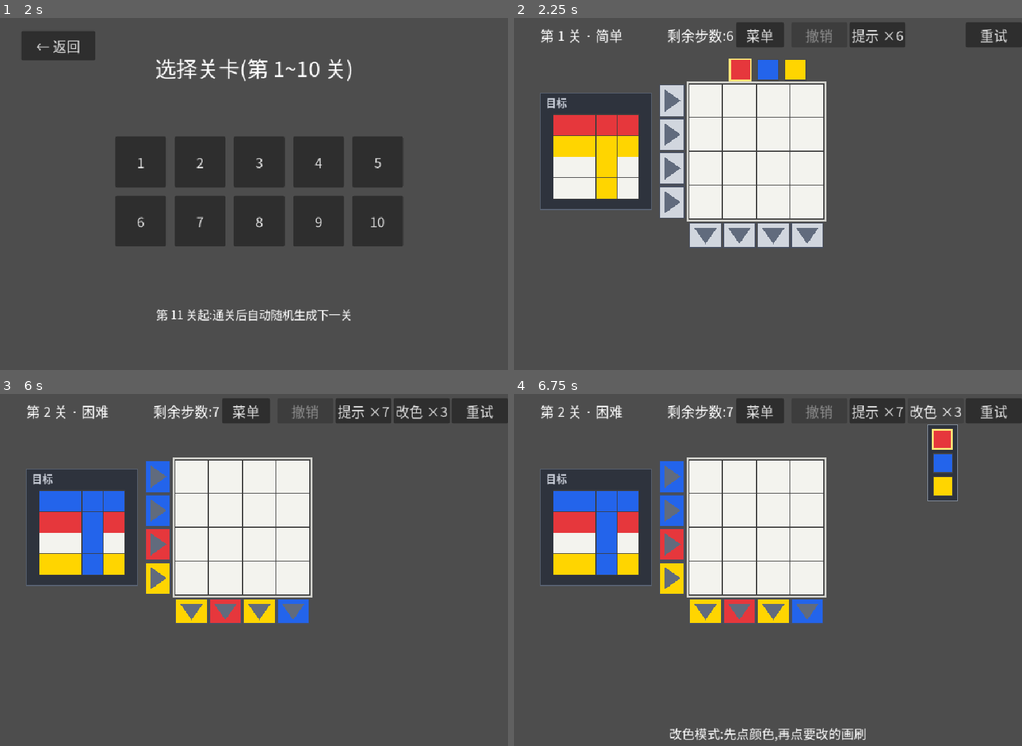
Above: before the commit, frames 1-4 (two rows, left to right).
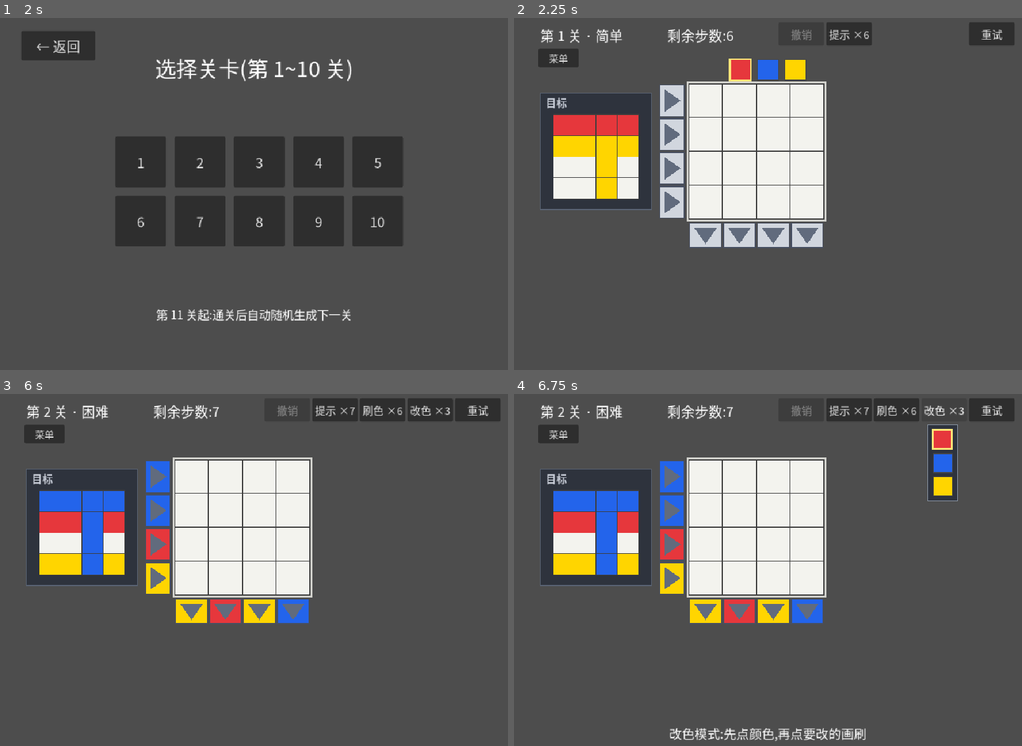
Above: after the commit, the same moments.

Repository: Fatallove101/paint-puzzle
Game: Godot game, scene res://scenes/main.tscn
Same seed, same stepped clock (60 frames per second), same inputs: the game is played once before the commit and once after it.
Inputs:
- Up to frame 1 (2 s): click "开始游戏" at 0.5 s; click "简单 (先在色板选颜色)" at 1.25 s
- Up to frame 2 (2.25 s): click "1" at 2 s
- Up to frame 3 (6 s): click "重试" at 2.75 s; click "菜单" at 3.5 s; click "开始游戏" at 4.25 s; click "困难 (笔刷颜色随机换)" at 5 s; click "2" at 5.75 s
- Up to frame 4 (6.75 s): click "改色 ×3" at 6.5 s

Frame 1 is identical in both runs. In frame 2, 2.0% of the frame differs, in the area x 4-100%, y 1-14%; in frame 3, 2.0%; in frame 4, 2.0%.

Commit message:
困难模式不再靠运气(方案1+2):公平随机 + 新增'刷色'功能
- 公平随机:笔刷初始颜色与换色只从'当前仍需要的颜色'中抽;并保证每种需要的颜色至少出现在一支笔刷上
- 新增[刷色 ×N]:点按钮再点画刷 → 该笔刷重新随机颜色,不落子、不消耗步数(次数 = 颜色数×2,最低 3 次)
- 保留[改色 ×(总步数一半)]与[提示]作兜底;刷色与改色模式互斥
- 顶栏改为 5 个按钮并调整布局;新增 6 项逻辑测试(共 21 项全通过)
- 版本 2.4.0(versionCode 3);README 指向新 Release

Diff:
--- a/paint_puzzle_godot/scripts/app.gd
+++ b/paint_puzzle_godot/scripts/app.gd
@@ -24,6 +24,7 @@
 var _btn_undo: Button
 var _btn_hint: Button
 var _btn_recolor: Button
+var _btn_refresh: Button
 var _overlay: Button
 var _last_action_ms := 0
 
@@ -109,6 +110,14 @@
 	b.text = text
 	b.custom_minimum_size = size
 	b.focus_mode = Control.FOCUS_NONE
+	return b
+
+
+## 顶栏小按钮(字号小一点,便于一行放下 5 个)
+func _bar_button(text: String, pos: Vector2) -> Button:
+	var b := _mk_button(text, Vector2(86, 44))
+	b.position = pos
+	b.add_theme_font_size_override("font_size", 20)
 	return b
 
 
@@ -279,6 +288,7 @@
 	_board.set_anchors_preset(Control.PRESET_FULL_RECT)
 	_board.paint_requested.connect(_on_paint)
 	_board.recolor_requested.connect(_on_recolor)
+	_board.refresh_requested.connect(_on_refresh)
 	_board.color_selected.connect(_on_color_selected)
 	s.add_child(_board)
 
@@ -289,28 +299,30 @@
 	_lbl_steps.position = Vector2(290, 28)
 	s.add_child(_lbl_steps)
 
-	_btn_undo = _mk_button("撤销", Vector2(106, 44))
-	_btn_undo.position = Vector2(524, 24)
+	# 顶栏按钮:撤销 / 提示 / 刷色 / 改色 / 重试(困难模式才有刷色与改色)
+	_btn_undo = _bar_button("撤销", Vector2(500, 24))
 	_btn_undo.pressed.connect(_on_undo)
 	s.add_child(_btn_undo)
 
-	_btn_hint = _mk_button("提示", Vector2(106, 44))
-	_btn_hint.position = Vector2(634, 24)
+	_btn_hint = _bar_button("提示", Vector2(590, 24))
 	_btn_hint.pressed.connect(_on_hint)
 	s.add_child(_btn_hint)
 
-	_btn_recolor = _mk_button("改色", Vector2(106, 44))
-	_btn_recolor.position = Vector2(744, 24)
+	_btn_refresh = _bar_button("刷色", Vector2(680, 24))
+	_btn_refresh.pressed.connect(_on_refresh_button)
+	s.add_child(_btn_refresh)
+
+	_btn_recolor = _bar_button("改色", Vector2(770, 24))
 	_btn_recolor.pressed.connect(_on_recolor_button)
 	s.add_child(_btn_recolor)
 
-	var b_retry := _mk_button("重试", Vector2(106, 44))
-	b_retry.position = Vector2(854, 24)
+	var b_retry := _bar_button("重试", Vector2(860, 24))
 	b_retry.pressed.connect(func(): _reset_level())
 	s.add_child(b_retry)
 
-	var b_menu := _mk_button("菜单", Vector2(90, 44))
-	b_menu.position = Vector2(420, 24)
+	var b_menu := _mk_button("菜单", Vector2(76, 32))
+	b_menu.position = Vector2(46, 74)
+	b_menu.add_theme_font_size_override("font_size", 18)
 	b_menu.pressed.connect(_to_menu)
 	s.add_child(b_menu)
 
@@ -385,6 +397,9 @@
 	_btn_recolor.visible = (game.mode == "hard")
 	_btn_recolor.disabled = game.recolor_left <= 0
 	_btn_recolor.text = "改色 ×%d" % game.recolor_left
+	_btn_refresh.visible = (game.mode == "hard")
+	_btn_refresh.disabled = game.refresh_left <= 0
+	_btn_refresh.text = "刷色 ×%d" % game.refresh_left
 	_overlay.visible = false
 	_board.queue_redraw()
 
@@ -425,10 +440,33 @@
 	if game.mode != "hard" or game.recolor_left <= 0:
 		return
 	game.arm_recolor = not game.arm_recolor
+	if game.arm_recolor:
+		game.arm_refresh = false
 	_play("click")
 	if game.arm_recolor:
 		_show_msg("改色模式:先点颜色,再点要改的画刷")
 	_refresh_play()
+
+
+func _on_refresh_button() -> void:
+	if game.mode != "hard" or game.refresh_left <= 0:
+		return
+	game.arm_refresh = not game.arm_refresh
+	if game.arm_refresh:
+		game.arm_recolor = false
+	_play("click")
+	if game.arm_refresh:
+		_show_msg("刷色模式:点一支画刷,让它重新随机颜色(不消耗步数)")
+	_refresh_play()
+
+
+func _on_refresh(orient: String, index: int) -> void:
+	if _state != "play":
+		return
+	if game.refresh_brush(orient, index):
+		_play("click")
+		_show_msg("已刷色,剩余 %d 次" % game.refresh_left)
+		_refresh_play()
 
 
 func _on_undo() -> void:
--- a/paint_puzzle_godot/scripts/board_view.gd
+++ b/paint_puzzle_godot/scripts/board_view.gd
@@ -5,6 +5,7 @@
 
 signal paint_requested(orient: String, index: int)
 signal recolor_requested(orient: String, index: int)
+signal refresh_requested(orient: String, index: int)
 signal color_selected(idx: int)
 
 const BOARD_X := 330.0
@@ -113,7 +114,9 @@
 
 
 func _tap_brush(orient: String, index: int) -> void:
-	if game.mode == "hard" and game.arm_recolor:
+	if game.mode == "hard" and game.arm_refresh:
+		refresh_requested.emit(orient, index)
+	elif game.mode == "hard" and game.arm_recolor:
 		recolor_requested.emit(orient, index)
 	else:
 		paint_requested.emit(orient, index)
--- a/paint_puzzle_godot/scripts/game.gd
+++ b/paint_puzzle_godot/scripts/game.gd
@@ -33,6 +33,9 @@
 var recolor_total := 0      # 困难:可自选笔刷色次数 = 总步数一半
 var recolor_left := 0
 var arm_recolor := false
+var refresh_total := 0      # 困难:可"刷色"(重随笔刷颜色,不落子)次数
+var refresh_left := 0
+var arm_refresh := false
 var last_hint: Dictionary = {}
 var dead_end := false
 
@@ -72,15 +75,20 @@
 		board.append(PPLevel.zeros(cols))
 	row_brushes = []
 	col_brushes = []
+	# 困难模式:初始笔刷颜色只从"本关仍需的颜色"里抽(公平随机)
 	for _r in rows:
-		row_brushes.append(_rand_brush() if mode == "hard" else 1)
+		row_brushes.append(_fair_color() if mode == "hard" else 1)
 	for _c in cols:
-		col_brushes.append(_rand_brush() if mode == "hard" else 1)
+		col_brushes.append(_fair_color() if mode == "hard" else 1)
+	_ensure_needed_present()
 	steps_used = 0
 	undo_stack = []
 	recolor_total = maxi(1, int(max_steps / 2)) if mode == "hard" else 0
 	recolor_left = recolor_total
+	refresh_total = maxi(3, num_colors * 2) if mode == "hard" else 0
+	refresh_left = refresh_total
 	arm_recolor = false
+	arm_refresh = false
 	last_hint = {}
 	dead_end = false
 	if cur_color < 1 or cur_color > num_colors:
@@ -89,6 +97,94 @@
 
 func _rand_brush() -> int:
 	return _rng.randi_range(1, num_colors)
+
+
+## 当前局面下"仍然需要的颜色"集合(来自反推求解器的剩余步骤)
+func needed_colors() -> Array:
+	var k := _solution_suffix_index()
+	if k < 0:
+		return []
+	var seen := {}
+	for i in range(k, solution.size()):
+		seen[int(solution[i].color)] = true
+	return seen.keys()
+
+
+## 从当前棋盘出发,最少还需要 solution 的哪一段(返回起始下标;k==size 表示已完成)
+func _solution_suffix_index() -> int:
+	var n := solution.size()
+	var best := -1
+	for k in range(n + 1):
+		var b := PPLevel.copy_board(board)
+		for i in range(k, n):
+			PPLevel.apply_op(b, solution[i])
+		if PPLevel.same_board(b, target):
+			best = k
+	return best
+
+
+func _fair_color() -> int:
+	var pool := needed_colors()
+	if pool.is_empty():
+		return _rng.randi_range(1, num_colors)
+	return int(pool[_rng.randi_range(0, pool.size() - 1)])
+
+
+func _fair_pool(exclude: int) -> Array:
+	var out: Array = []
+	for c in needed_colors():
+		if int(c) != exclude:
+			out.append(int(c))
+	return out
+
+
+func _all_colors_except(exclude: int) -> Array:
+	var out: Array = []
+	for c in range(1, num_colors + 1):
+		if c != exclude:
+			out.append(c)
+	return out
+
+
+func _assign_brush(orient: String, index: int, color: int) -> void:
+	if orient == "row":
+		row_brushes[index] = color
+	else:
+		col_brushes[index] = color
+
+
+func _brush_keys() -> Array:
+	var out: Array = []
+	for r in rows:
+		out.append(["row", r])
+	for c in cols:
+		out.append(["col", c])
+	return out
+
+
+## 保证"仍需要的每种颜色"至少出现在一支笔刷上,避免运气死局
+func _ensure_needed_present() -> void:
+	if mode != "hard":
+		return
+	var need := needed_colors()
+	var keys := _brush_keys()
+	if need.is_empty() or keys.size() < need.size():
+		return
+	var present := {}
+	for k in keys:
+		present[brush_color(k[0], k[1])] = true
+	for c in need:
+		if present.has(int(c)):
+			continue
+		var target = null
+		for k in keys:
+			if not need.has(brush_color(k[0], k[1])):
+				target = k
+				break
+		if target == null:
+			target = keys[0]
+		_assign_brush(target[0], target[1], int(c))
+		present[int(c)] = true
 
 
 func brush_color(orient: String, index: int) -> int:
@@ -125,17 +221,31 @@
 
 func _reroll(orient: String, index: int) -> void:
 	var cur := brush_color(orient, index)
-	var choices: Array = []
-	for c in range(1, num_colors + 1):
-		if c != cur:
-			choices.append(c)
-	if choices.is_empty():
+	# 公平随机:优先从"当前仍需的颜色"里抽,抽不到再退回全色板
+	var pool := _fair_pool(cur)
+	if pool.is_empty():
+		pool = _all_colors_except(cur)
+	if pool.is_empty():
 		return
-	var v: int = choices[_rng.randi_range(0, choices.size() - 1)]
-	if orient == "row":
-		row_brushes[index] = v
-	else:
-		col_brushes[index] = v
+	_assign_brush(orient, index,
+		int(pool[_rng.randi_range(0, pool.size() - 1)]))
+
+
+## 困难模式"刷色":重随某支笔刷的颜色,不染色、不消耗步数(消耗 1 次刷色次数)
+func refresh_brush(orient: String, index: int) -> bool:
+	if mode != "hard" or not arm_refresh or refresh_left <= 0:
+		return false
+	var cur := brush_color(orient, index)
+	var pool := _fair_pool(cur)
+	if pool.is_empty():
+		pool = _all_colors_except(cur)
+	if pool.is_empty():
+		return false
+	_assign_brush(orient, index,
+		int(pool[_rng.randi_range(0, pool.size() - 1)]))
+	refresh_left -= 1
+	arm_refresh = false
+	return true
 
 
 func _snapshot() -> void:
--- a/paint_puzzle_godot/tests/logic_test.gd
+++ b/paint_puzzle_godot/tests/logic_test.gd
@@ -22,6 +22,7 @@
 	test_easy_paint_and_undo()
 	test_hard_mode_and_recolor()
 	test_hint_dead_end_detection()
+	test_refresh_and_fair_random()
 	print("========================================")
 	if fails.is_empty():
 		print("all logic tests passed")
@@ -202,3 +203,53 @@
 		g.is_dead_end_state())
 	var r2: Dictionary = g.use_hint()
 	check("dead-end: hint reports dead end", r2.has("dead_end"))
+
+
+func test_refresh_and_fair_random() -> void:
+	# 刷色:不消耗步数、一次一用、颜色必定变化
+	var g = GameLib.new()
+	g.start(1, "hard")
+	check("refresh: quota exists",
+		g.refresh_total > 0 and g.refresh_left == g.refresh_total)
+	var steps0: int = g.steps_used
+	var c0: int = g.brush_color("row", 0)
+	g.arm_refresh = true
+	var ok: bool = g.refresh_brush("row", 0)
+	check("refresh: works, auto-closes, no step cost",
+		ok and not g.arm_refresh and g.refresh_left == g.refresh_total - 1
+		and g.steps_used == steps0 and g.brush_color("row", 0) != c0)
+	# 公平随机:刷出来的颜色属于"当前仍需的颜色"
+	var need: Array = g.needed_colors()
+	check("fair random: refreshed color comes from needed set",
+		need.is_empty() or need.has(g.brush_color("row", 0)))
+	# 初始笔刷颜色也只来自需求集合,且每种需求颜色至少出现在一支笔刷上
+	var g2 = GameLib.new()
+	g2.start(2, "hard")
+	var need2: Array = g2.needed_colors()
+	var keys: Array = g2._brush_keys()
+	var all_ok := true
+	for k in keys:
+		if not need2.has(g2.brush_color(k[0], k[1])):
+			all_ok = false
+	check("fair random: initial brush colors are needed colors", all_ok)
+	var present := {}
+	for k in keys:
+		present[g2.brush_color(k[0], k[1])] = true
+	var covered := true
+	for c in need2:
+		if not present.has(int(c)):
+			covered = false
+	check("fair random: every needed color is on some brush", covered)
+	# 刷色之后仍可按提示通关(不会因刷色陷入死局)
+	var ok2 := true
+	var guard := 0
+	while not g.matched() and guard < 40:
+		var r: Dictionary = g.use_hint()
+		if r.is_empty() or r.has("dead_end"):
+			ok2 = false
+			break
+		var op: Dictionary = r.move
+		g.paint(op.orient, int(op.index))
+		guard += 1
+	check("hard: still solvable via hints after refreshes",
+		ok2 and g.matched())
Not shown, changed: README.md
Not shown, changed: README.zh-CN.md
Not shown, changed: paint_puzzle_godot/export_presets.cfg.example
